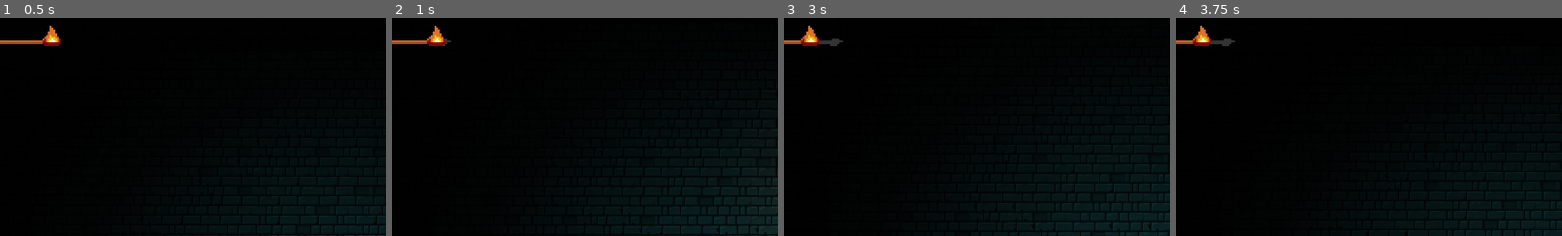
Above: before the commit, frames 1-4 (left to right).
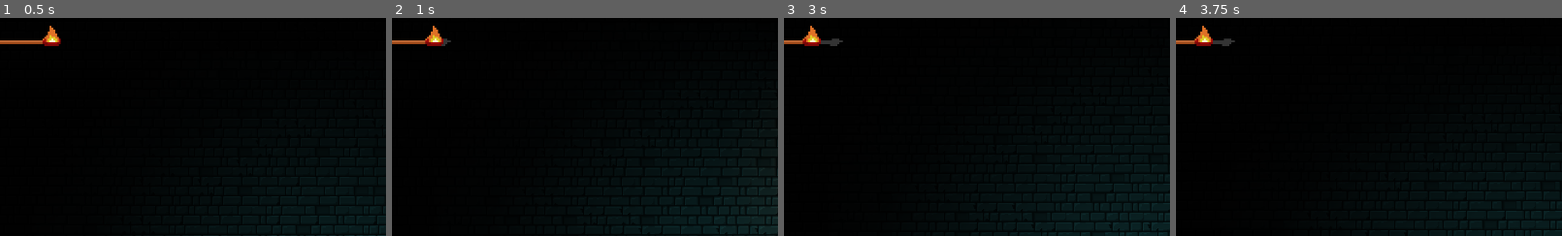
Above: after the commit, the same moments.

Repository: lestercantor/gwj-74---haunted
Game: Godot game, scene res://Level/Level.tscn
The game is run twice, just before and just after one commit, with the same random seed, the same clock (stepped at 60 frames per second) and the same inputs.
Inputs (mouse positions are % of the whole screen's width and height, from its top left):
- Up to frame 1 (0.5 s): no input
- Up to frame 2 (1 s): move the mouse to (72, 45) at 0.52 s; press the mouse at (72, 45) at 0.53 s; hold D (move_right) from 0.53 s (still down); tap Space (jump) at 0.77 s
- Up to frame 3 (3 s): move the mouse to (30, 55) at 1.27 s; release the mouse at (30, 55) at 1.28 s; click (30, 55) at 1.35 s; tap Space (jump) at 1.52 s; move the mouse to (60, 28) at 2.02 s; release D (move_right) at 2.03 s; press the mouse at (60, 28) at 2.03 s; hold A (move_left) 2.03-2.78 s; move the mouse to (45, 70) at 2.77 s; release the mouse at (45, 70) at 2.78 s; hold D (move_right) from 2.78 s (still down); click (45, 70) at 2.85 s
- Up to frame 4 (3.75 s): keep holding D (move_right); tap Space (jump) at 3.02 s; move the mouse to (80, 65) at 3.52 s; press the mouse at (80, 65) at 3.53 s
The pictures show only the part of the screen within x 8-58%, y 1-51%; the shares and areas given below are measured in that part.

Frame 1 is identical in both runs. In frame 2, 0.2% of the frame differs, in the area x 8-14%, y 3-13%; in frame 3, 0.2%, in the area x 4-10%, y 3-13%; in frame 4, 0.2%.

Commit message:
small tweaks to light charge and deleted progress bar

Diff:
--- a/Level/Level.tscn
+++ b/Level/Level.tscn
@@ -9,13 +9,6 @@
 [ext_resource type="PackedScene" uid="uid://datyn7j67bbd7" path="res://Enemy/enemy.tscn" id="4_kgrqc"]
 [ext_resource type="Texture2D" uid="uid://l54khree1rmq" path="res://Art Assets/UI/MatchStickUIFlame.png" id="4_uggvw"]
 [ext_resource type="PackedScene" uid="uid://b6j7qu0ii6054" path="res://Paintings/painting.tscn" id="5_npcdf"]
-
-[sub_resource type="StyleBoxTexture" id="StyleBoxTexture_304g7"]
-texture = ExtResource("2_ftfeo")
-
-[sub_resource type="StyleBoxTexture" id="StyleBoxTexture_uj3d8"]
-texture = ExtResource("3_7peit")
-region_rect = Rect2(0, 0, 64, 16)
 
 [sub_resource type="StyleBoxTexture" id="StyleBoxTexture_k111t"]
 content_margin_bottom = 16.0
@@ -105,17 +98,7 @@
 
 [node name="CanvasLayer" type="CanvasLayer" parent="."]
 
-[node name="ProgressBar" type="ProgressBar" parent="CanvasLayer"]
-visible = false
-offset_left = 28.0
-offset_top = 649.0
-offset_right = 484.0
-offset_bottom = 701.0
-theme_override_styles/background = SubResource("StyleBoxTexture_304g7")
-theme_override_styles/fill = SubResource("StyleBoxTexture_uj3d8")
-value = 100.0
-
-[node name="HSlider" type="HSlider" parent="CanvasLayer" node_paths=PackedStringArray("player")]
+[node name="LightChargeSlider" type="HSlider" parent="CanvasLayer" node_paths=PackedStringArray("player")]
 offset_left = 15.0
 offset_top = 15.0
 offset_right = 79.0
--- a/Player/Mouse_Light.gd
+++ b/Player/Mouse_Light.gd
@@ -7,6 +7,7 @@
 signal charge_changed
 
 @export var light: PointLight2D
+@export var burn_area: Area2D
 
 @export var max_charge: float = 100
 var charge: float = max_charge:
@@ -27,7 +28,7 @@
 @export var min_size: float = 0.5
 
 # Light charge to increase and decrease
-@export var light_deplete: float = 1.8
+@export var light_deplete: float = 1.1
 @export var light_charge: float = 0.7
 
 var light_size: float = 7:
@@ -44,7 +45,7 @@
 
 func _process(delta: float) -> void:
 	# Always get the global position of the mouse for the light
-	light.global_position = get_global_mouse_position()
+	global_position = get_global_mouse_position()
 
 	modify_charge(delta)
 
@@ -66,7 +67,7 @@
 		Input.set_custom_mouse_cursor(cursorOn)
 
 		# After timer is bigger than 0.1 (after getting increased by delta) execute inside the code
-		if timer > 0.1:
+		if timer > 0.06:
 			charge -= light_deplete
 			# Reset the timer counter
 			timer = 0
--- a/Player/player.tscn
+++ b/Player/player.tscn
@@ -73,6 +73,9 @@
 fill_from = Vector2(0.512821, 0.495726)
 fill_to = Vector2(0, 0)
 
+[sub_resource type="CircleShape2D" id="CircleShape2D_52maj"]
+radius = 7.0
+
 [node name="Player" type="CharacterBody2D"]
 scale = Vector2(2, 2)
 collision_layer = 2
@@ -96,12 +99,20 @@
 [node name="DeathCollision" type="CollisionShape2D" parent="DeathArea2D"]
 shape = SubResource("CircleShape2D_gyku4")
 
-[node name="MouseLight" type="Node2D" parent="." node_paths=PackedStringArray("light")]
+[node name="MouseLight" type="Node2D" parent="." node_paths=PackedStringArray("light", "burn_area")]
 script = ExtResource("2_bq8rw")
 light = NodePath("PointLight2D")
+burn_area = NodePath("BurnArea")
 
 [node name="PointLight2D" type="PointLight2D" parent="MouseLight"]
 color = Color(0.82235, 0.579043, 0.355313, 1)
 texture = SubResource("GradientTexture2D_3akqv")
 texture_scale = 3.0
 height = 64.0
+
+[node name="BurnArea" type="Area2D" parent="MouseLight"]
+collision_layer = 0
+collision_mask = 16
+
+[node name="CollisionShape2D" type="CollisionShape2D" parent="MouseLight/BurnArea"]
+shape = SubResource("CircleShape2D_52maj")
Not shown: 1 places in Level/Level.tscn that only renumber resources
Not shown: 1 places in Player/player.tscn that only renumber resources
